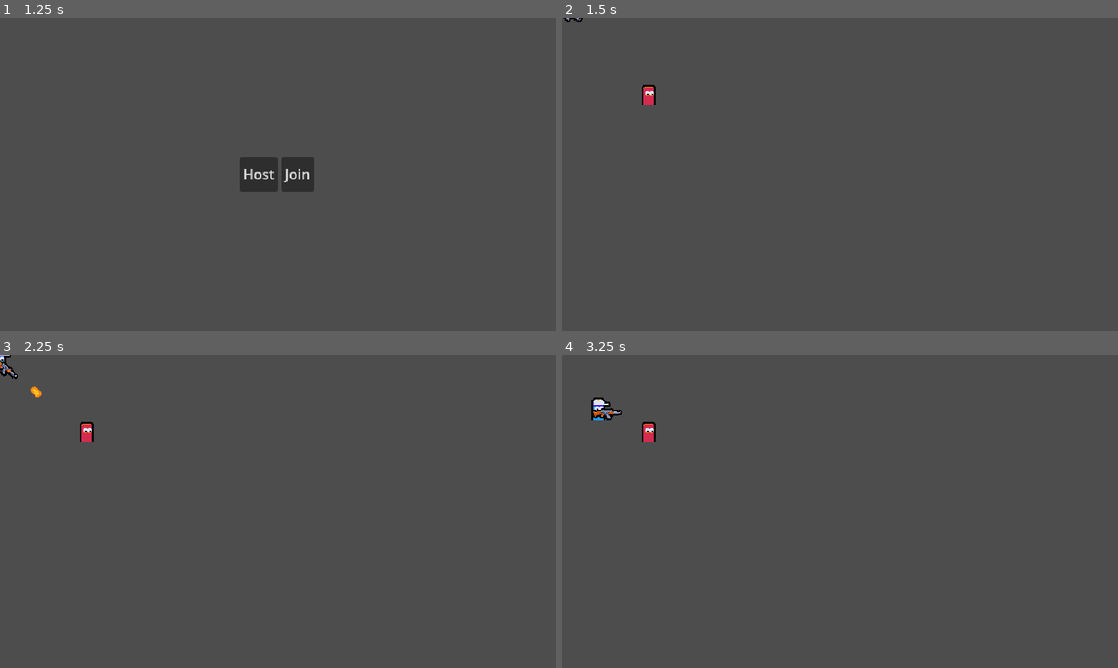
Above: before the commit, frames 1-4 (two rows, left to right).
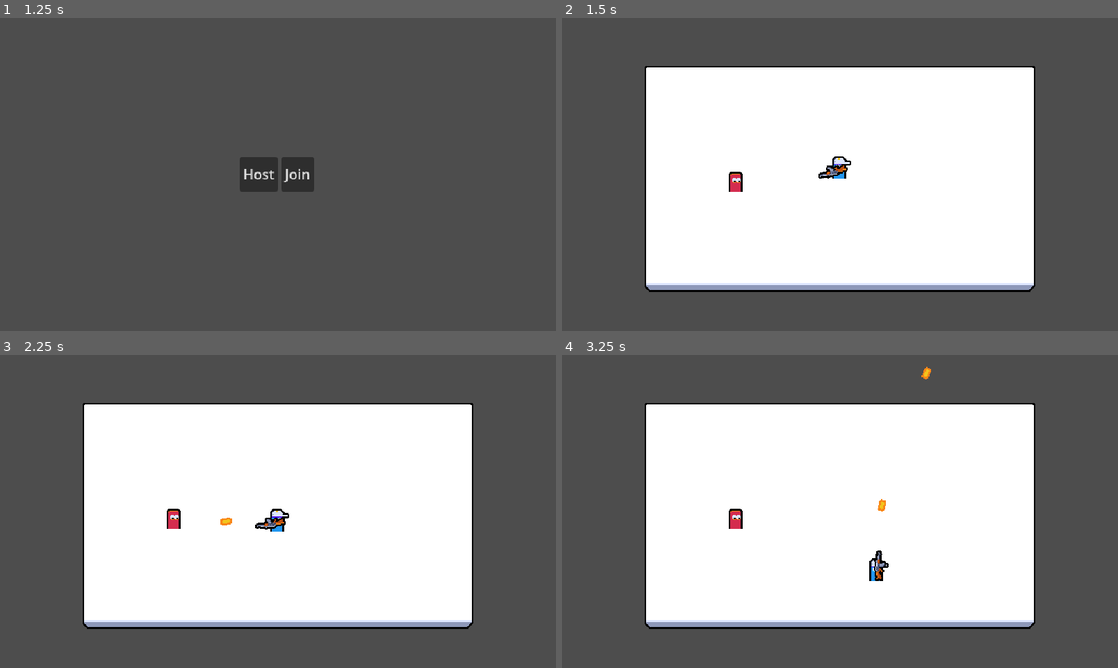
Above: after the commit, the same moments.

Repository: bartoszcholewa/2d-multiplayer-course
Game: Godot game, scene res://ui/main_menu/main_menu.tscn
Same seed, same stepped clock (60 frames per second), same inputs: the game is played once before the commit and once after it.
Inputs (mouse positions are in pixels of both pictures, inside the frame that each line leads up to):
- Up to frame 1 (1.25 s): tap Enter at 0.5 s; move the mouse to (400, 158) at 0.52 s; press the mouse at (400, 158) at 0.53 s; hold D (move_right) from 0.53 s (still down)
- Up to frame 2 (1.5 s): release D (move_right) at 1.25 s; release the mouse at (962, 158) at 1.25 s; click "Host" at 1.25 s
- Up to frame 3 (2.25 s): tap Space at 2 s; move the mouse to (166, 527) at 2.02 s; hold S (move_down) from 2.03 s (still down); click (166, 527) at 2.1 s
- Up to frame 4 (3.25 s): move the mouse to (895, 442) at 2.77 s; release S (move_down) at 2.78 s; press the mouse at (895, 442) at 2.78 s; hold D (move_right) from 2.78 s (still down)

Frame 1 is identical in both runs. In frame 2, 51% of the frame differs, in the area x 0-86%, y 0-88%; in frame 3, 51%; in frame 4, 51%, in the area x 5-86%, y 3-88%.

Commit message:
Lesson 19 - Arena

Diff:
--- a/entities/enemy/enemy.tscn
+++ b/entities/enemy/enemy.tscn
@@ -15,6 +15,8 @@
 radius = 4.0
 
 [node name="Enemy" type="CharacterBody2D"]
+collision_layer = 0
+motion_mode = 1
 script = ExtResource("1_im2q6")
 
 [node name="MultiplayerSynchronizer" type="MultiplayerSynchronizer" parent="."]
--- a/entities/player/player.tscn
+++ b/entities/player/player.tscn
@@ -14,6 +14,7 @@
 
 [node name="Player" type="CharacterBody2D"]
 collision_layer = 0
+motion_mode = 1
 script = ExtResource("1_symyc")
 
 [node name="PlayerInputSynchronizerComponent" parent="." node_paths=PackedStringArray("aim_root") instance=ExtResource("2_abrql")]
--- a/main.gd
+++ b/main.gd
@@ -3,6 +3,7 @@
 const PLAYER_SCENE: PackedScene = preload("uid://cse7rqp64wxuc")
 const ENEMY_SCENE: PackedScene = preload("uid://c7u2ej7yguwy6")
 
+@onready var player_spawn_position: Marker2D = $PlayerSpawnPosition
 @onready var multiplayer_spawner: MultiplayerSpawner = $MultiplayerSpawner
 
 func _ready() -> void:
@@ -12,9 +13,8 @@
 
 	if is_multiplayer_authority():
 		var enemy_instance: Enemy = ENEMY_SCENE.instantiate()
-		enemy_instance.global_position = Vector2.ONE * 100
+		enemy_instance.global_position = Vector2.ONE * 200
 		add_child(enemy_instance)
-
 
 
 func _spawn_player(data: Dictionary) -> Player:
@@ -22,6 +22,7 @@
 	var peer_id: int = data["peer_id"]
 	player_instance.name = str(peer_id)
 	player_instance.input_multiplayer_authority = peer_id
+	player_instance.global_position = player_spawn_position.global_position
 	return player_instance
 
 @rpc("any_peer", "call_local", "reliable")
--- a/main.tscn
+++ b/main.tscn
@@ -1,6 +1,13 @@
-[gd_scene load_steps=2 format=3 uid="uid://ej1u6umes6d5"]
+[gd_scene load_steps=5 format=3 uid="uid://ej1u6umes6d5"]
 
 [ext_resource type="Script" uid="uid://b0d7g7wvmcnn2" path="res://main.gd" id="1_ig7tw"]
+[ext_resource type="Texture2D" uid="uid://epmcpedhxh18" path="res://assets/arena.png" id="2_0xm2m"]
+
+[sub_resource type="RectangleShape2D" id="RectangleShape2D_0xm2m"]
+size = Vector2(32, 300)
+
+[sub_resource type="RectangleShape2D" id="RectangleShape2D_h2yge"]
+size = Vector2(500, 32)
 
 [node name="Main" type="Node"]
 script = ExtResource("1_ig7tw")
@@ -8,3 +15,46 @@
 [node name="MultiplayerSpawner" type="MultiplayerSpawner" parent="."]
 _spawnable_scenes = PackedStringArray("uid://ci3xnymrb32hv", "uid://c7u2ej7yguwy6")
 spawn_path = NodePath("..")
+
+[node name="PlayerSpawnPosition" type="Marker2D" parent="."]
+position = Vector2(320, 185)
+metadata/_edit_lock_ = true
+
+[node name="Arena" type="Sprite2D" parent="."]
+position = Vector2(320, 185)
+texture = ExtResource("2_0xm2m")
+metadata/_edit_lock_ = true
+
+[node name="StaticBodies" type="Node2D" parent="."]
+
+[node name="StaticBody2D" type="StaticBody2D" parent="StaticBodies"]
+position = Vector2(79, 184)
+collision_mask = 0
+
+[node name="CollisionShape2D" type="CollisionShape2D" parent="StaticBodies/StaticBody2D"]
+shape = SubResource("RectangleShape2D_0xm2m")
+metadata/_edit_lock_ = true
+
+[node name="StaticBody2D2" type="StaticBody2D" parent="StaticBodies"]
+position = Vector2(561, 184)
+collision_mask = 0
+
+[node name="CollisionShape2D" type="CollisionShape2D" parent="StaticBodies/StaticBody2D2"]
+shape = SubResource("RectangleShape2D_0xm2m")
+metadata/_edit_lock_ = true
+
+[node name="StaticBody2D3" type="StaticBody2D" parent="StaticBodies"]
+position = Vector2(319, 39)
+collision_mask = 0
+
+[node name="CollisionShape2D" type="CollisionShape2D" parent="StaticBodies/StaticBody2D3"]
+shape = SubResource("RectangleShape2D_h2yge")
+metadata/_edit_lock_ = true
+
+[node name="StaticBody2D4" type="StaticBody2D" parent="StaticBodies"]
+position = Vector2(321, 321)
+collision_mask = 0
+
+[node name="CollisionShape2D" type="CollisionShape2D" parent="StaticBodies/StaticBody2D4"]
+shape = SubResource("RectangleShape2D_h2yge")
+metadata/_edit_lock_ = true
--- a/project.godot
+++ b/project.godot
@@ -86,6 +86,7 @@
 
 [layer_names]
 
+2d_physics/layer_1="Terrain"
 2d_physics/layer_9="Bullet"
 
 [rendering]
Binary file added: assets/arena.png
Not shown, added: assets/arena.png.import
